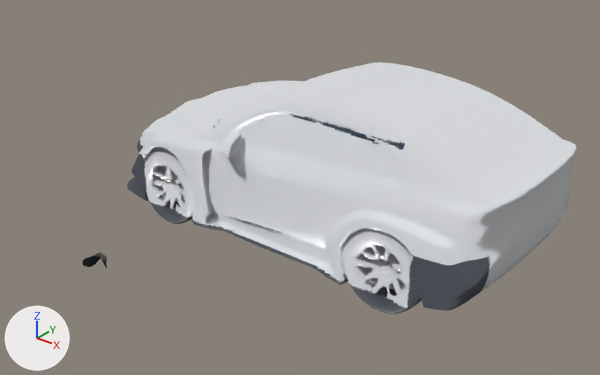
The glTF model public/assets/models/hyundaielantrantc.glb: old version first, new version second.
Camera for both pictures: a 50 mm camera at (2.01, -2.74, 1.43) aimed at (-0.06, -0.14, -0.18). Lighting does not change. The marker at lower left points along +X, +Y and +Z. The picture after the commit comes second. Where no turn or scale is listed for an object, it has been applied to the vertices.

In view in the first picture: 'body', 'carbon', 'tire' and 1 more.
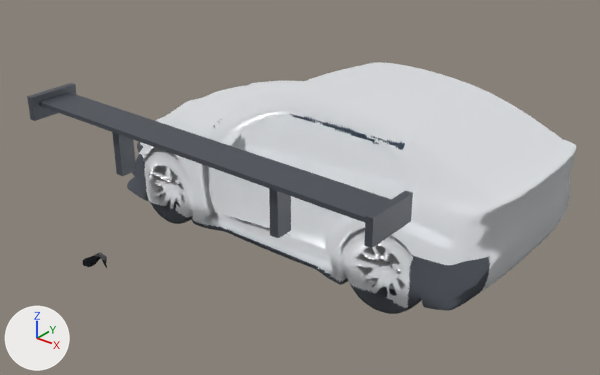
Changed parts and their boxes [x1, y1, x2, y2] in the pictures (600 x 375 px):
'gt_rear_wing', added
    after: [27, 83, 413, 248]

The change, as a list of edits to the scene's bpy script:
```text
Add mat_carbon_aero_wing:
    mat_carbon_aero_wing = principled_material('carbon_aero_wing')
    mat_carbon_aero_wing.base_color = (0.08, 0.09, 0.11)  # dark grey #50555d
    mat_carbon_aero_wing.metallic = 0.25
    mat_carbon_aero_wing.roughness = 0.42
Add me_gt_rear_wing:
    me_gt_rear_wing.from_pydata(...)  # a box spanning x -0.8..0.84, y -0.92..-0.77, z 0.26..0.28; a box spanning x -0.39..-0.36, y -0.88..-0.81, z 0.06..0.27; a box spanning x 0.4..0.43, y -0.88..-0.81, z 0.06..0.27; a box spanning x -0.81..-0.79, y -0.95..-0.73, z 0.21..0.31; a box spanning x 0.83..0.85, y -0.95..-0.73, z 0.21..0.31
    me_gt_rear_wing.materials.append(mat_carbon_aero_wing)  # dark grey #50555d
Add ob_gt_rear_wing:
    ob_gt_rear_wing = bpy.data.objects.new('gt_rear_wing', me_gt_rear_wing)
    ob_gt_rear_wing.location = (0.0, 0.0, 0.0)
```
